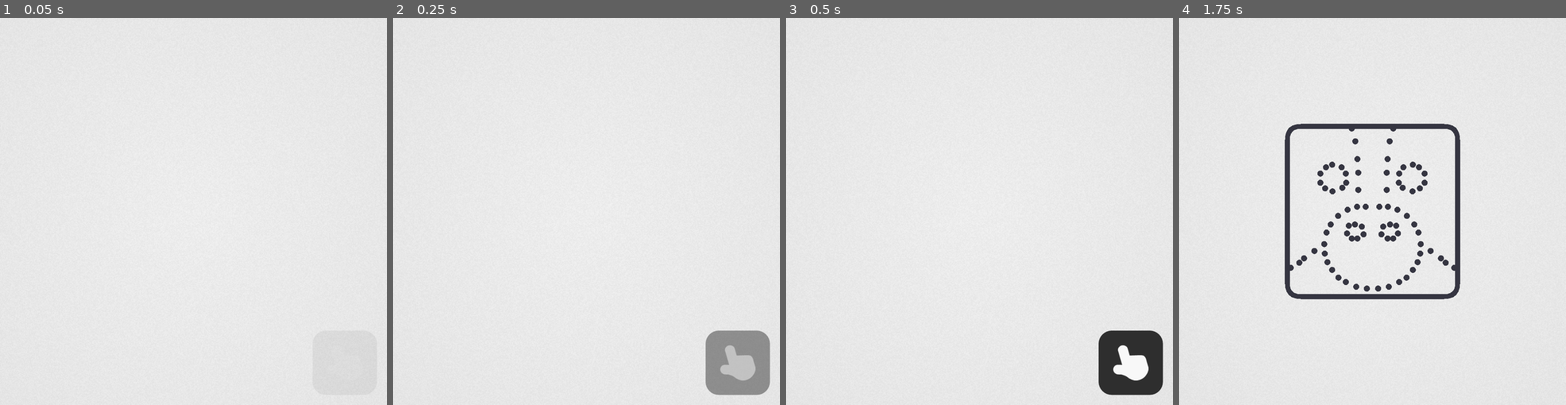
Above: before the commit, frames 1-4 (left to right).
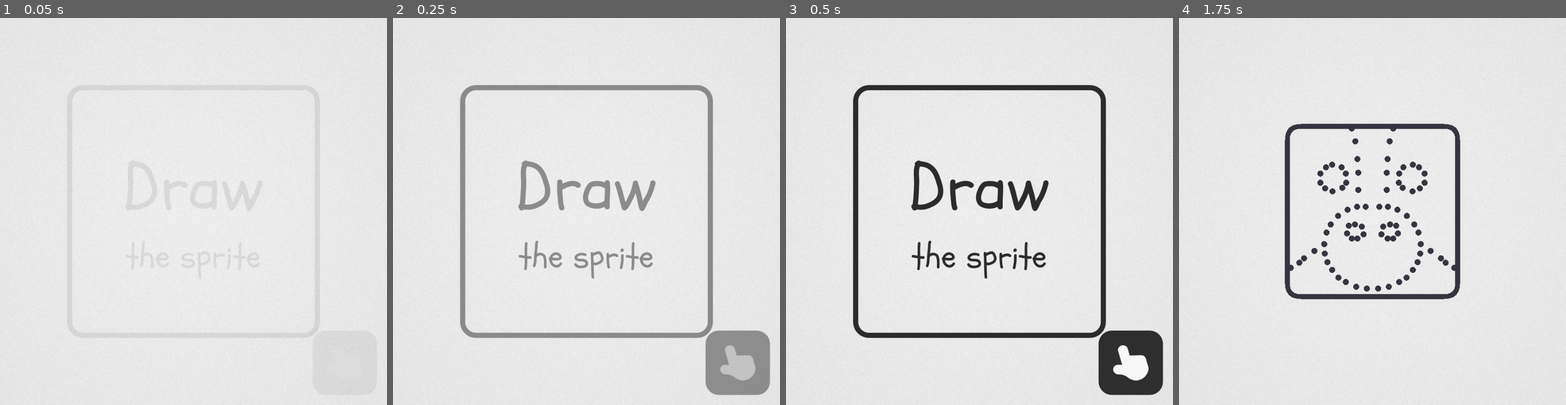
Above: after the commit, the same moments.

Repository: dernier-grie/draw-the-sprite
Game: Godot game, scene res://scenes/main.tscn
Same seed, same stepped clock (60 frames per second), same inputs: the game is played once before the commit and once after it.
Inputs (mouse positions are in pixels of both pictures, inside the frame that each line leads up to):
- Up to frame 1 (0.05 s): no input
- Up to frame 2 (0.25 s): no input
- Up to frame 3 (0.5 s): no input
- Up to frame 4 (1.75 s): move the mouse to (1457, 192) at 0.52 s; click (1457, 192) at 0.67 s; move the mouse to (1372, 211) at 1.27 s; click (1372, 211) at 1.42 s

The runs differ from the first frame. In frame 2, 5.7% of the frame differs, in the area x 17-83%, y 17-83%; in frame 3, 5.8%; in frame 4, nothing differs.

Commit message:
title screen
static text framed in the touch area

Diff:
--- a/project.godot
+++ b/project.godot
@@ -24,3 +24,7 @@
 
 window/size/viewport_width=900
 window/size/viewport_height=900
+
+[gui]
+
+theme/custom_font="uid://b2m035pcqyji2"
--- a/scenes/title/title.tscn
+++ b/scenes/title/title.tscn
@@ -11,6 +11,79 @@
 corner_radius_top_right = 36
 corner_radius_bottom_right = 36
 corner_radius_bottom_left = 36
+
+[sub_resource type="StyleBoxFlat" id="StyleBoxFlat_7hvf5"]
+draw_center = false
+border_width_left = 12
+border_width_top = 12
+border_width_right = 12
+border_width_bottom = 12
+border_color = Color(0.16862746, 0.16862746, 0.16862746, 1)
+corner_radius_top_left = 36
+corner_radius_top_right = 36
+corner_radius_bottom_right = 36
+corner_radius_bottom_left = 36
+
+[sub_resource type="Animation" id="Animation_7hvf5"]
+resource_name = "fade_in"
+length = 0.5
+tracks/0/type = "value"
+tracks/0/imported = false
+tracks/0/enabled = true
+tracks/0/path = NodePath(".:visible")
+tracks/0/interp = 1
+tracks/0/loop_wrap = true
+tracks/0/keys = {
+"times": PackedFloat32Array(0),
+"transitions": PackedFloat32Array(1),
+"update": 1,
+"values": [true]
+}
+tracks/1/type = "value"
+tracks/1/imported = false
+tracks/1/enabled = true
+tracks/1/path = NodePath(".:modulate")
+tracks/1/interp = 1
+tracks/1/loop_wrap = true
+tracks/1/keys = {
+"times": PackedFloat32Array(0, 0.5),
+"transitions": PackedFloat32Array(1, 1),
+"update": 0,
+"values": [Color(1, 1, 1, 0), Color(1, 1, 1, 1)]
+}
+
+[sub_resource type="Animation" id="Animation_yjwoi"]
+length = 0.001
+tracks/0/type = "value"
+tracks/0/imported = false
+tracks/0/enabled = true
+tracks/0/path = NodePath(".:visible")
+tracks/0/interp = 1
+tracks/0/loop_wrap = true
+tracks/0/keys = {
+"times": PackedFloat32Array(0),
+"transitions": PackedFloat32Array(1),
+"update": 1,
+"values": [false]
+}
+tracks/1/type = "value"
+tracks/1/imported = false
+tracks/1/enabled = true
+tracks/1/path = NodePath(".:modulate")
+tracks/1/interp = 1
+tracks/1/loop_wrap = true
+tracks/1/keys = {
+"times": PackedFloat32Array(0),
+"transitions": PackedFloat32Array(1),
+"update": 0,
+"values": [Color(1, 1, 1, 0)]
+}
+
+[sub_resource type="AnimationLibrary" id="AnimationLibrary_g4gru"]
+_data = {
+&"RESET": SubResource("Animation_yjwoi"),
+&"fade_in": SubResource("Animation_7hvf5")
+}
 
 [node name="Title" type="Node"]
 script = ExtResource("1_ds13r")
@@ -61,6 +134,8 @@
 stretch_mode = 3
 
 [node name="MarginContainer" type="MarginContainer" parent="."]
+visible = false
+modulate = Color(1, 1, 1, 0)
 anchors_preset = 15
 anchor_right = 1.0
 anchor_bottom = 1.0
@@ -73,3 +148,38 @@
 
 [node name="TitleArea" type="Control" parent="MarginContainer"]
 layout_mode = 2
+
+[node name="PanelContainer" type="PanelContainer" parent="MarginContainer/TitleArea"]
+layout_mode = 1
+anchors_preset = 15
+anchor_right = 1.0
+anchor_bottom = 1.0
+grow_horizontal = 2
+grow_vertical = 2
+theme_override_styles/panel = SubResource("StyleBoxFlat_7hvf5")
+
+[node name="CenterContainer" type="CenterContainer" parent="MarginContainer/TitleArea/PanelContainer"]
+layout_mode = 2
+
+[node name="VBoxContainer" type="VBoxContainer" parent="MarginContainer/TitleArea/PanelContainer/CenterContainer"]
+layout_mode = 2
+theme_override_constants/separation = 0
+
+[node name="Label" type="Label" parent="MarginContainer/TitleArea/PanelContainer/CenterContainer/VBoxContainer"]
+layout_mode = 2
+theme_override_colors/font_color = Color(0.16924527, 0.1692453, 0.16924527, 1)
+theme_override_font_sizes/font_size = 156
+text = "Draw"
+
+[node name="Label2" type="Label" parent="MarginContainer/TitleArea/PanelContainer/CenterContainer/VBoxContainer"]
+layout_mode = 2
+theme_override_colors/font_color = Color(0.16862746, 0.16862746, 0.16862746, 1)
+theme_override_font_sizes/font_size = 78
+text = "the sprite"
+horizontal_alignment = 1
+
+[node name="AnimationPlayer" type="AnimationPlayer" parent="MarginContainer"]
+libraries = {
+&"": SubResource("AnimationLibrary_g4gru")
+}
+autoplay = "fade_in"
Not shown: 1 places in scenes/title/title.tscn that only renumber resources
